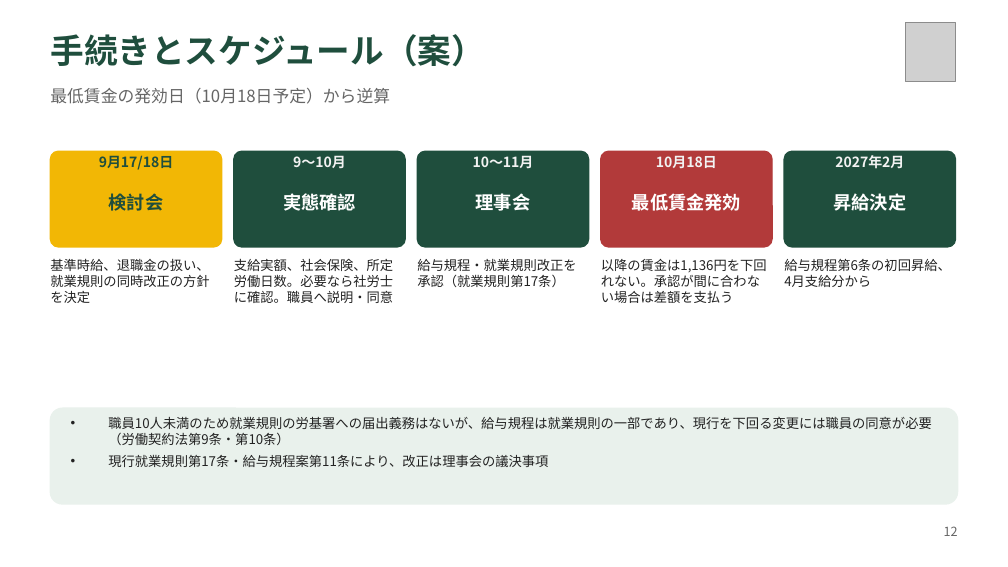
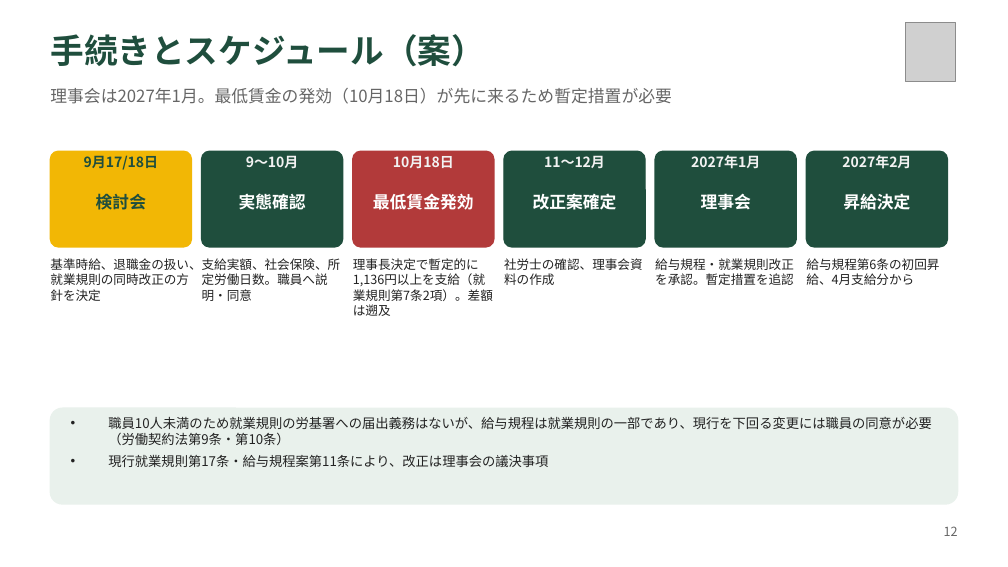
Before and after one commit to TakaS-JP/ClaudeGitHub, a slide deck: slide 12 of docs/ibaraki-kouseihogo/職員給与規程案_説明資料案_2026-09.pptx. Drawn at 1008x567 pixels with LibreOffice and Linux fonts; fonts in the diff are those of the drawing; grey boxes stand for pictures. Boxes give left, top, right and bottom in pixels: in the first picture for what was removed or moved away, otherwise in the second. Text is boxed around its words. In the diff, an @@ line names an element or a change of style, - is before the commit and + after.

```diff
--- a/docs/ibaraki-kouseihogo/職員給与規程案_説明資料案_2026-09.pptx
+++ b/docs/ibaraki-kouseihogo/職員給与規程案_説明資料案_2026-09.pptx
@@ text at (50,88,671,104): text changed @@
-最低賃金の発効日（10月18日予定）から逆算
+理事会は2027年1月。最低賃金の発効（10月18日）が先に来るため暫定措置が必要
@@ text "9月17/18日": place and size @@
-text "9月17/18日" at (99,155,173,170)
+text "9月17/18日" at (84,155,158,170)
@@ rounded rectangle: place and size @@
-rounded rectangle at (50,151,222,247)
+rounded rectangle at (50,151,192,247)
@@ text "9〜10月": place and size @@
-text "9〜10月" at (293,155,346,168)
+text "9〜10月" at (246,155,299,169)
@@ rounded rectangle: place and size @@
-rounded rectangle at (234,151,405,247)
+rounded rectangle at (202,151,343,247)
@@ text "10月18日": place and size @@
-text "10月18日" at (656,155,717,168)
+text "10月18日" at (393,155,454,168)
@@ rounded rectangle added at (353,151,494,247), fill #B23A3A, outline #B23A3A 1 pt @@
@@ rounded rectangle: place and size @@
-rounded rectangle at (417,151,589,247)
+rounded rectangle at (504,151,645,247)
@@ text at (544,155,605,168): text changed @@
-10〜11月
+11〜12月
@@ rounded rectangle: place and size @@
-rounded rectangle at (601,151,772,247)
+rounded rectangle at (655,151,796,247)
@@ rounded rectangle at (655,151,796,247): fill #B23A3A to #1F4E3D; outline #B23A3A 1 pt to #1F4E3D 1 pt @@
@@ text added at (691,155,760,169), 10 pt, text #F2F2F2, bold @@
+2027年1月
@@ text "2027年2月": place and size @@
-text "2027年2月" at (835,155,904,169)
+text "2027年2月" at (842,155,911,169)
@@ rounded rectangle: place and size @@
-rounded rectangle at (784,151,956,247)
+rounded rectangle at (806,151,948,247)
@@ text "実態確認": place and size @@
-text "実態確認" at (283,193,356,211)
+text "実態確認" at (239,191,306,213)
@@ size 13 to 12 pt in 5 elements at (843,193,910,210), (96,193,146,210), (239,191,306,213), (701,194,751,210), (373,194,474,210) @@
@@ text "最低賃金発効": place and size @@
-text "最低賃金発効" at (632,193,741,211)
+text "最低賃金発効" at (373,194,474,210)
@@ text added at (533,194,617,210), 12 pt, text #FFFFFF, bold @@
+改正案確定
@@ text "理事会": place and size @@
-text "理事会" at (476,193,531,211)
+text "理事会" at (701,194,751,210)
@@ text "昇給決定": place and size @@
-text "昇給決定" at (834,193,907,211)
+text "昇給決定" at (843,193,910,210)
@@ text "基準時給、退職金の扱い、就業規則の同時改正の方針を決定" at (50,258,201,301): size 9.5 to 9 pt @@
@@ text at (202,258,341,301): text changed; size 9.5 to 9 pt @@
-支給実額、社会保険、所定労働日数。必要なら社労士に確認。職員へ説明・同意
+支給実額、社会保険、所定労働日数。職員へ説明・同意
@@ text added at (353,258,493,316), 9 pt, text #222222 @@
+理事長決定で暫定的に1,136円以上を支給（就業規則第7条2項）。差額は遡及
@@ text added at (504,258,643,285), 9 pt, text #222222 @@
+社労士の確認、理事会資料の作成
@@ text removed at (601,259,767,303) @@
-以降の賃金は1,136円を下回れない。承認が間に合わない場合は差額を支払う
@@ text at (655,258,794,285): text changed; size 9.5 to 9 pt @@
-給与規程・就業規則改正を承認（就業規則第17条）
+給与規程・就業規則改正を承認。暫定措置を追認
@@ text "給与規程第6条の初回昇給、4月支給分から": place and size @@
-text "給与規程第6条の初回昇給、4月支給分から" at (784,259,951,287)
+text "給与規程第6条の初回昇給、4月支給分から" at (806,258,939,285)
@@ text "給与規程第6条の初回昇給、4月支給分から" at (806,258,939,285): size 9.5 to 9 pt @@
```
Also in this commit, not shown: 6 other slides changed, 18 other files.
